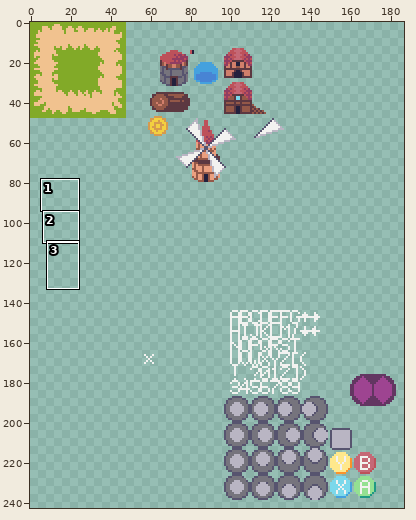
Sprite sheet -- src/res/textures/textures_unpacked.png. The picture above shows the old version from afar; the outline marks the close-up.
Close-up. As it was:
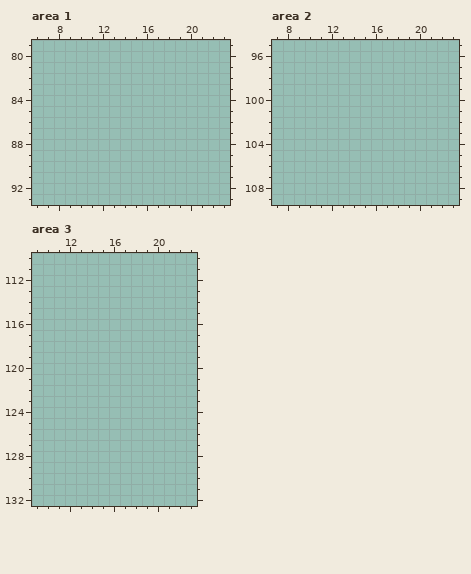
The file is 256x256 pixels. Shown: area 1: x 6..23, y 79..93; area 2: x 7..23, y 95..109; area 3: x 9..23, y 110..132. The wide view leaves out empty margins. The commit also changed other parts of the picture, which this record leaves out.
Palette (. is transparent): 
Once edited:
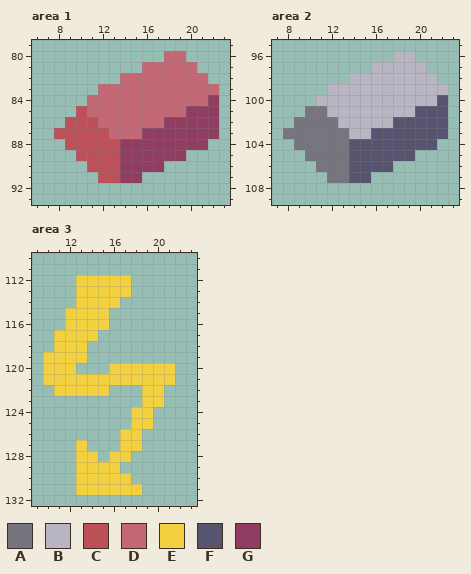
Colours new in this view: A #76747d  B #b9b5c3  C #bd515a  D #c56876  E #f3d040  F #57546f  G #903d62
The edit:
Changed rows in their new state; - is an unchanged pixel.
Area 1:
first column x 8:
80 ----------DD---
81 --------DDDDD--
82 ------DDDDDDDD-
83 ----DDDDDDDDDDD
84 ---DDDDDDDDDDDG
85 --CDDDDDDDDDGGG
86 -CCCDDDDDDGGGGG
87 CCCCCDDDGGGGGGG
88 -CCCCCGGGGGGGG-
89 --CCCCGGGGGG---
90 ---CCCGGGG-----
91 ----CCGG-------
Area 2:
first column x 8:
 96 ----------BB---
 97 --------BBBBB--
 98 ------BBBBBBBB-
 99 ----BBBBBBBBBBB
100 ---BBBBBBBBBBBF
101 --AABBBBBBBBFFF
102 -AAAABBBBBFFFFF
103 AAAAAABBFFFFFFF
104 -AAAAAFFFFFFFF-
105 --AAAAFFFFFF---
106 ---AAAFFFF-----
107 ----AAFF-------
Area 3:
first column x 10:
112 ---EEEEE----
113 ---EEEEE----
114 ---EEEE-----
115 --EEEE------
116 --EEEE------
117 -EEEE-------
118 -EEE--------
119 EEEE--------
120 EEE---EEEEEE
121 EEEEEEEEEEEE
122 -EEEEE---EE-
123 ---------EE-
124 --------EE--
125 --------EE--
126 -------EE---
127 ---E---EE---
128 ---EE-EE----
129 ---EEEE-----
130 ---EEEEE----
131 ---EEEEEE---
